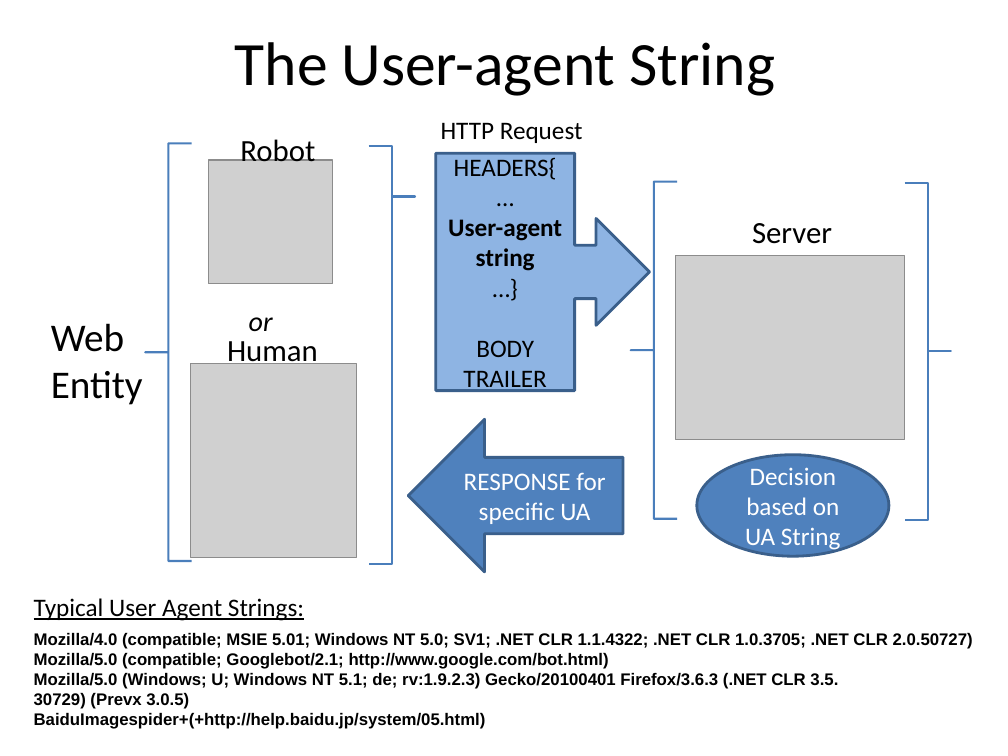
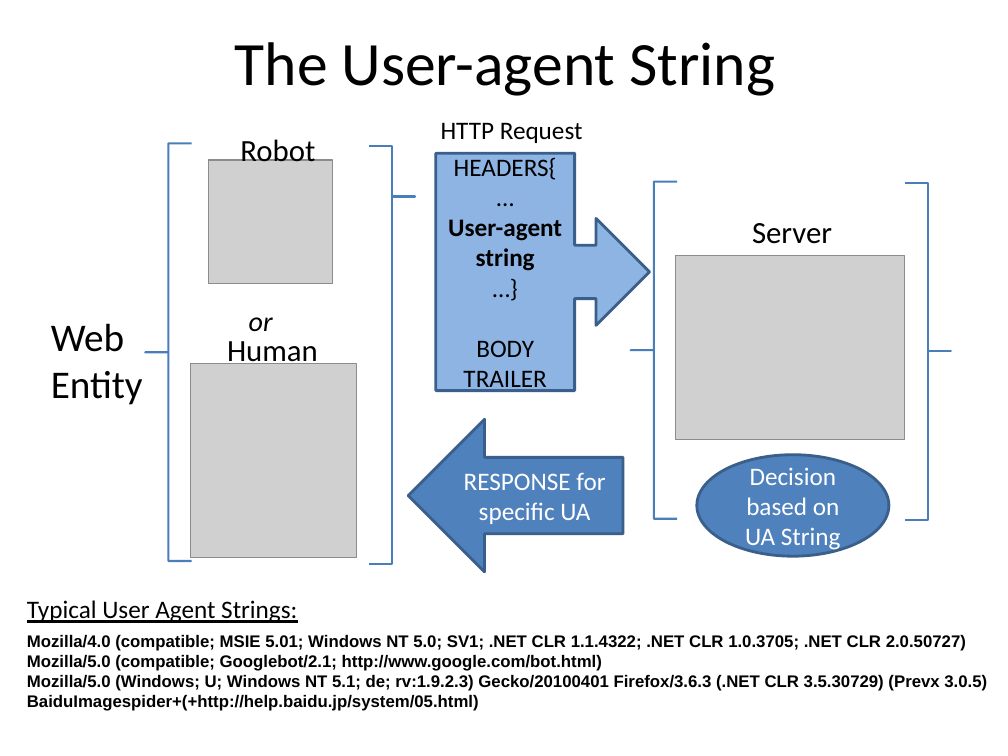
Before and after one commit to bholley/maul, a slide deck: slide 2 of poster/poster.pptx. Drawn at 1008x756 pixels with LibreOffice and Linux fonts; fonts in the diff are those of the drawing; grey boxes stand for pictures. Boxes give left, top, right and bottom in pixels: in the first picture for what was removed or moved away, otherwise in the second. Text is boxed around its words. In the diff, an @@ line names an element or a change of style, - is before the commit and + after.

```diff
--- a/poster/poster.pptx
+++ b/poster/poster.pptx
@@ text "Typical User Agent Strings:": place and size @@
-text "Typical User Agent Strings:" at (34, 598, 973, 729)
+text "Typical User Agent Strings:" at (27, 600, 987, 711)
@@ text at (27, 675, 987, 691): text changed @@
-Mozilla/5.0 (Windows; U; Windows NT 5.1; de; rv:1.9.2.3) Gecko/20100401 Firefox/3.6.3 (.NET CLR 3.5.
-30729) (Prevx 3.0.5)
+Mozilla/5.0 (Windows; U; Windows NT 5.1; de; rv:1.9.2.3) Gecko/20100401 Firefox/3.6.3 (.NET CLR 3.5.30729) (Prevx 3.0.5)
```
Also in this commit, not shown: 3 other slides changed, 1 other file.
